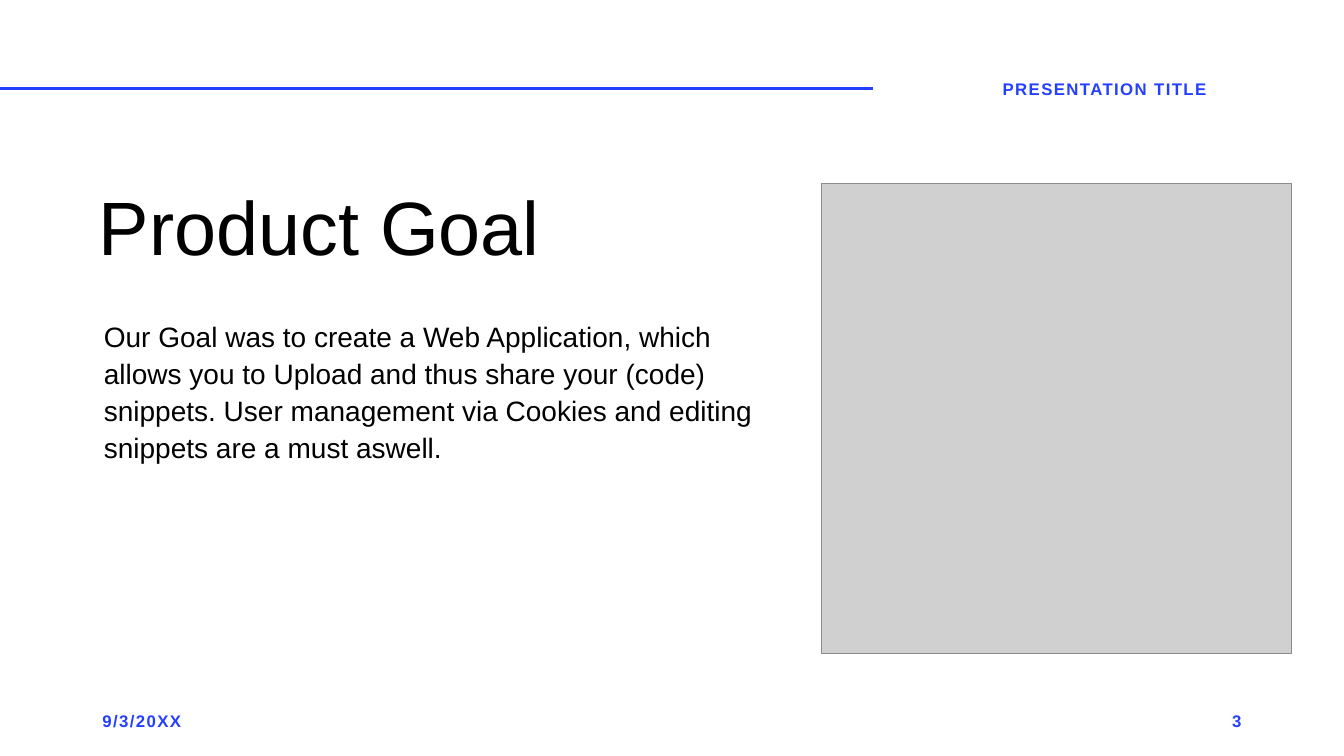
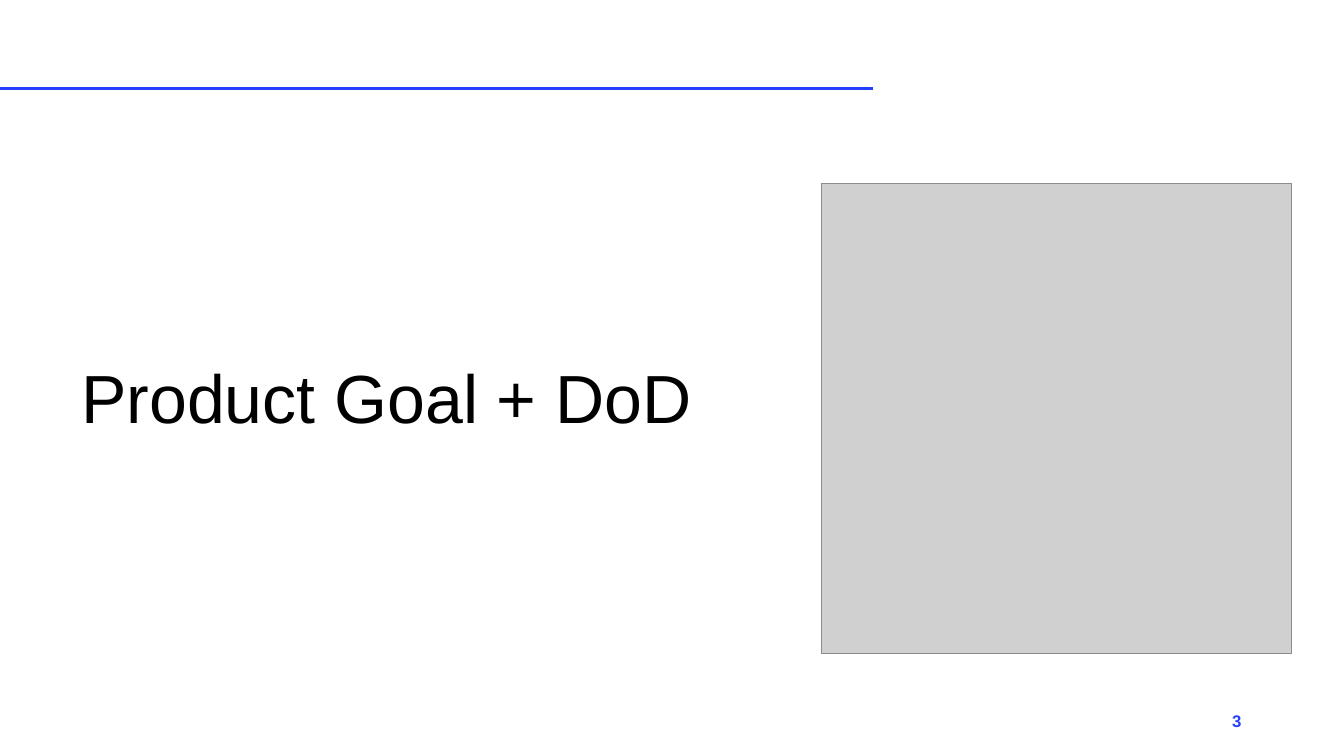
Before and after one commit to seiemens/snpt, a slide deck: slide 3 of doku/Notre Projet.pptx. Drawn at 1344x756 pixels with LibreOffice and Linux fonts; fonts in the diff are those of the drawing; grey boxes stand for pictures. Boxes give left, top, right and bottom in pixels: in the first picture for what was removed or moved away, otherwise in the second. Text is boxed around its words. In the diff, an @@ line names an element or a change of style, - is before the commit and + after.

Commit message:
Removed Product Goal, since there is a dedicated file for it

```diff
--- a/doku/Notre Projet.pptx
+++ b/doku/Notre Projet.pptx
@@ text removed at (1003, 83, 1206, 95) @@
-PRESENTATION TITLE
@@ text removed at (104, 326, 752, 463) @@
-Our Goal was to create a Web Application, which allows you to Upload and thus share your (code) snippets. User management via Cookies and editing snippets are a must aswell.
@@ title at (81, 373, 691, 424): text changed; size 54 to 48.6 pt @@
-Product Goal
+Product Goal + DoD
@@ text removed at (102, 715, 181, 728) @@
-9/3/20XX
```
